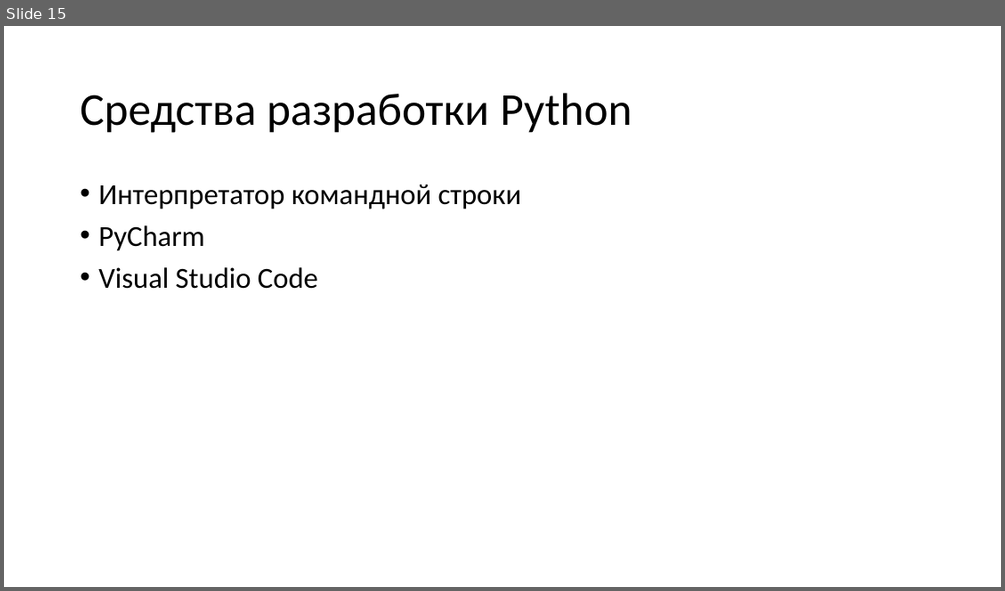
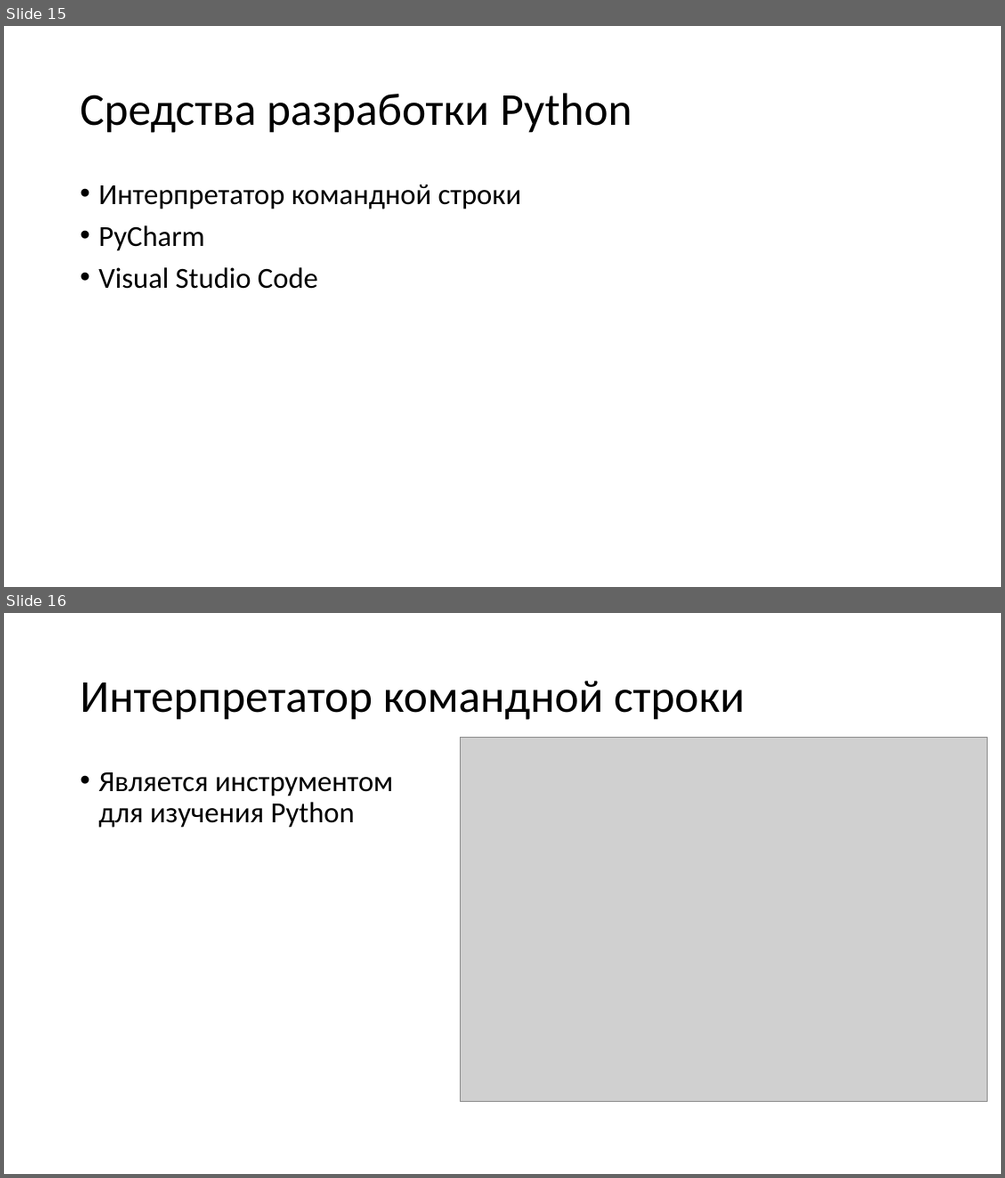
Before and after one commit to paveltsytovich/telegram-course, a slide deck: Presentation/Основы алгоритмизации и программирования.pptx. Shown one above the other, each under a label of ours: slide 15 before the commit, slides 15 and 16 after it. The pictures are 1005x591 and 1005x1178 pixels, drawn with LibreOffice and Linux fonts; fonts in the diff are those of the drawing; grey boxes stand for pictures. Boxes give left, top, right and bottom in pixels: in the first picture for what was removed or moved away, otherwise in the second. Text is boxed around its words. In the diff, an @@ line names an element or a change of style, - is before the commit and + after.

Commit message:
скрин python-интерпретатора

```diff
--- a/Presentation/Основы алгоритмизации и программирования.pptx
+++ b/Presentation/Основы алгоритмизации и программирования.pptx
@@ slide 16 added at (4, 613, 1001, 1174), background #FFFFFF @@
@@ title added at (80, 681, 744, 720), 44 pt, text #000000 @@
+Интерпретатор командной строки
@@ picture added at (461, 737, 987, 1102) @@
@@ text added at (98, 772, 393, 827), 28 pt, text #000000 @@
+• Является инструментом
+  для изучения Python
```
